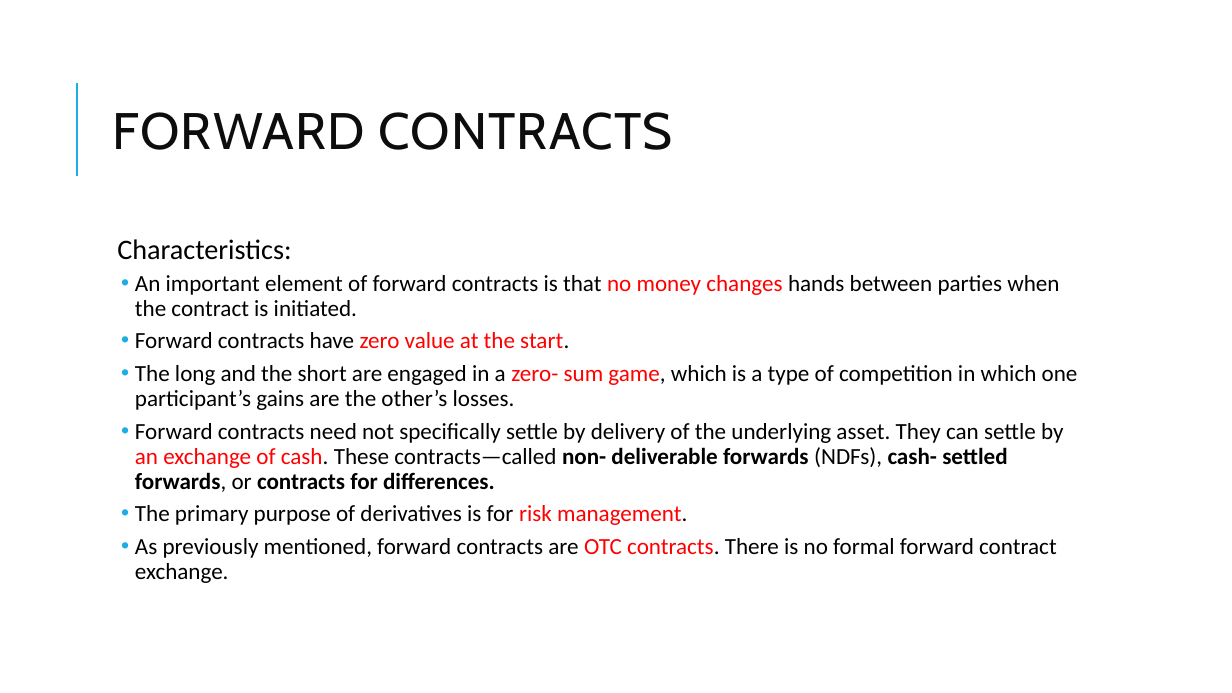
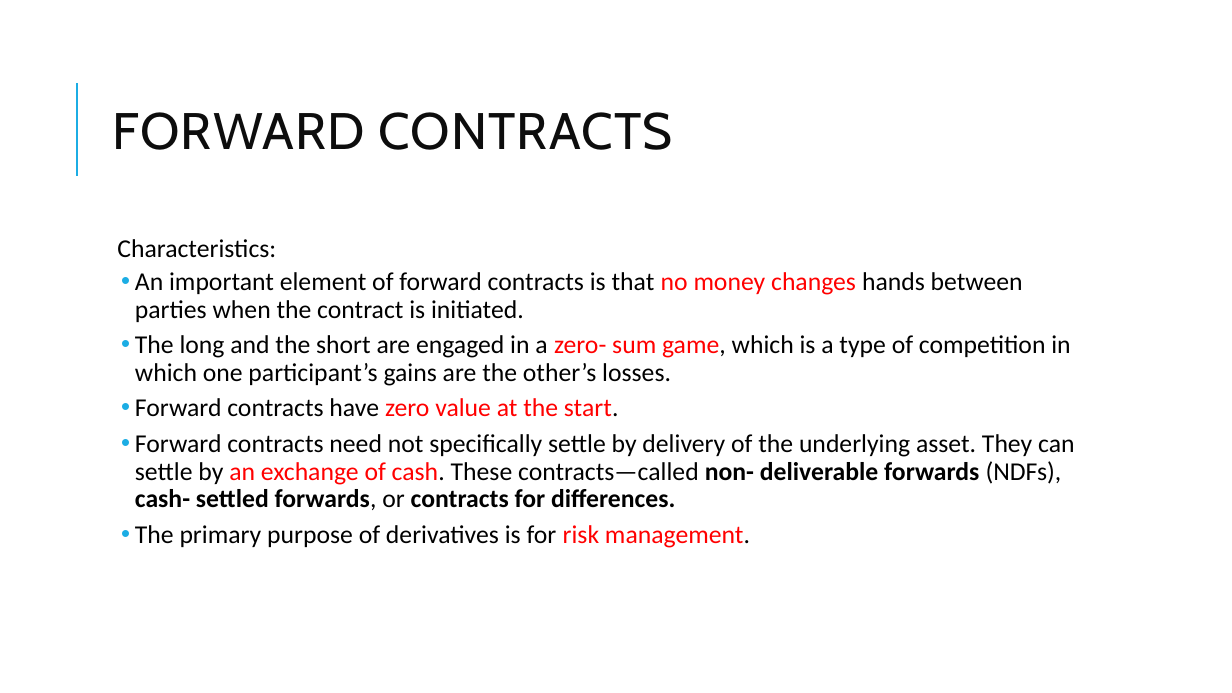
Before and after one commit to Isco0530/data, a slide deck: slide 7 of Derivatives.pptx (slide 6 before the commit). Drawn at 1232x693 pixels with LibreOffice and Linux fonts; fonts in the diff are those of the drawing. Boxes give left, top, right and bottom in pixels: in the first picture for what was removed or moved away, otherwise in the second. Text is boxed around its words. In the diff, an @@ line names an element or a change of style, - is before the commit and + after.

```diff
--- a/Derivatives.pptx
+++ b/Derivatives.pptx
@@ text at (117, 239, 1074, 548): size 22 to 20 pt in "Characteristics:"; size 18 to 20 pt in "An important element of forward contracts is ...", "Forward contracts have zero value at the ...", "Forward contracts need not specifically settle by ...", "The primary purpose of derivatives is for ..." @@
@@ text at (135, 335, 1070, 386): paragraph added @@
+  • The long and the short are engaged in a zero- sum game, which is a type of competition in which one participant’s gains are the other’s losses.
@@ text at (135, 365, 1078, 410): paragraph removed @@
-  • The long and the short are engaged in a zero- sum game, which is a type of competition in which one participant’s gains are the other’s losses.
@@ text at (135, 538, 1057, 583): paragraph removed @@
-  • As previously mentioned, forward contracts are OTC contracts. There is no formal forward contract exchange.
```
Also in this commit, not shown: 9 other slides changed, 1 slide added.
